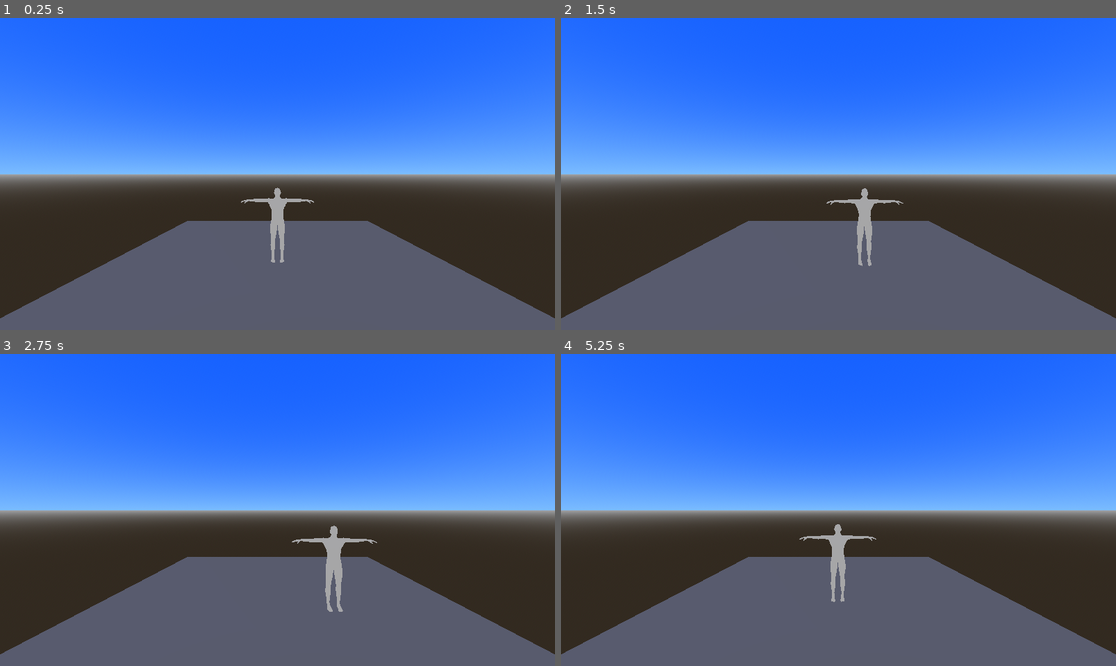
Above: before the commit, frames 1-4 (two rows, left to right).
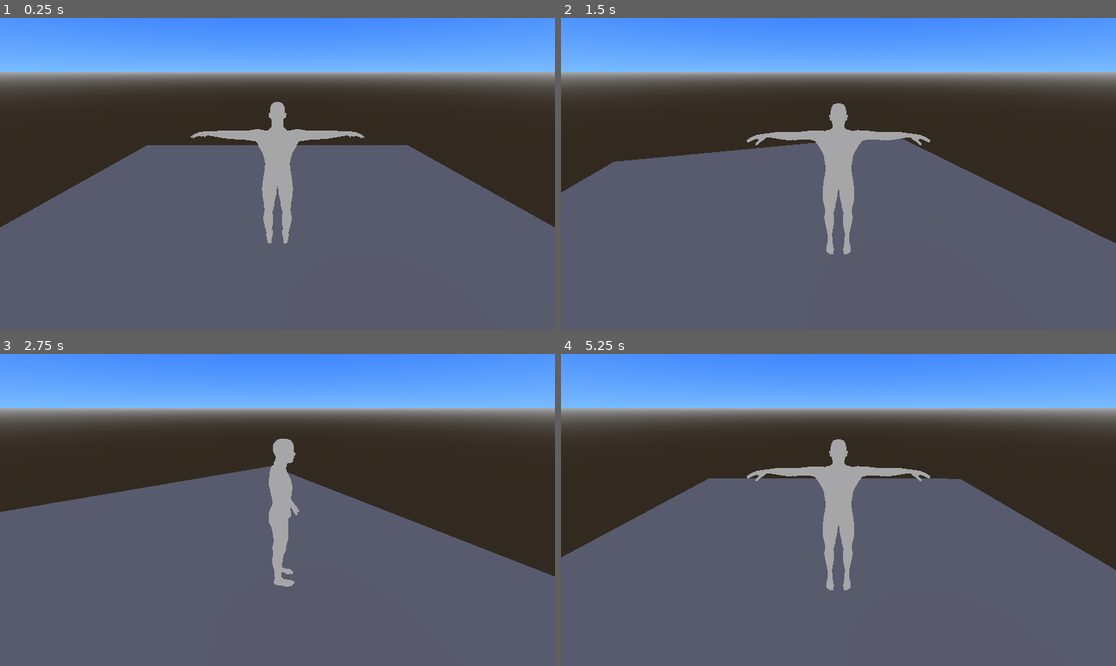
Above: after the commit, the same moments.

Repository: gothgames/goth-engine
Game: Godot game, scene res://scene/world.tscn
Same seed, same stepped clock (60 frames per second), same inputs: the game is played once before the commit and once after it.
Inputs:
- Up to frame 1 (0.25 s): no input
- Up to frame 2 (1.5 s): tap Enter at 0.5 s; hold D (move_right) 0.53-1.28 s; hold S (move_backward) from 1.28 s (still down)
- Up to frame 3 (2.75 s): release S (move_backward) at 2.03 s; hold D (move_right) from 2.03 s (still down)
- Up to frame 4 (5.25 s): release D (move_right) at 2.78 s; hold W (move_forward) 2.78-3.53 s; hold A (move_left) 3.53-5.03 s; hold S (move_backward) from 5.03 s (still down)

The runs differ from the first frame. In frame 1, 74% of the frame differs, in the area x 0-100%, y 0-97%; in frame 2, 74%; in frame 3, 74%; in frame 4, 74%.

Commit message:
camera follows character
and character faces movement direction

Diff:
--- /dev/null
+++ b/scene/Camera3D.gd
@@ -0,0 +1,27 @@
+extends Camera3D
+
+
+@export var arm_length:float = 2
+@export var elevation:float = 2
+@export var target:Node3D
+
+# Called when the node enters the scene tree for the first time.
+func _ready() -> void:
+	pass # Replace with function body.
+
+
+# Called every frame. 'delta' is the elapsed time since the previous frame.
+func _process(_delta: float) -> void:
+	var displacement:Vector3
+
+	if Input.is_action_just_pressed("focus_camera") and target.facing.length() > 0:
+		position = target.position + Vector3(0,elevation,0) - (arm_length * target.facing)
+
+	else:
+		displacement = target.position - position
+		displacement.y = 0
+
+		position += displacement.normalized() * (displacement.length() - arm_length)
+		position.y = target.position.y + elevation
+
+		look_at(target.position + Vector3.UP)
--- a/scene/CharacterStateRunning.gd
+++ b/scene/CharacterStateRunning.gd
@@ -19,6 +19,7 @@
 	else:
 		sm.body.velocity = sm.character_input.joystick * speed * delta
 		sm.body.move_and_slide()
+		sm.body.look_at(sm.body.position + sm.body.velocity)
 	pass
 
 
--- a/scene/hero.tscn
+++ b/scene/hero.tscn
@@ -34,6 +34,7 @@
 shape = SubResource("CapsuleShape3D_twn7t")
 
 [node name="hero" parent="." instance=ExtResource("1_t08r0")]
+transform = Transform3D(-1, 0, -8.74228e-08, 0, 1, 0, 8.74228e-08, 0, -1, 0, 0, 0)
 
 [node name="AnimationPlayer" type="AnimationPlayer" parent="."]
 root_node = NodePath("../hero/Rig/Skeleton3D")
--- a/scene/world.tscn
+++ b/scene/world.tscn
@@ -1,6 +1,7 @@
-[gd_scene load_steps=7 format=3 uid="uid://cokv154mcguy4"]
+[gd_scene load_steps=8 format=3 uid="uid://cokv154mcguy4"]
 
 [ext_resource type="PackedScene" uid="uid://dsrc10otv700k" path="res://scene/hero.tscn" id="1_nhy31"]
+[ext_resource type="Script" path="res://scene/Camera3D.gd" id="2_5d6vr"]
 
 [sub_resource type="PlaneMesh" id="PlaneMesh_l2g83"]
 size = Vector2(8, 8)
@@ -35,8 +36,10 @@
 
 [node name="Hero" parent="." instance=ExtResource("1_nhy31")]
 
-[node name="Camera3D" type="Camera3D" parent="."]
+[node name="Camera3D" type="Camera3D" parent="." node_paths=PackedStringArray("target")]
 transform = Transform3D(1, 0, 0, 0, 1, 0, 0, 0, 1, 0, 2.08162, 4.97817)
+script = ExtResource("2_5d6vr")
+target = NodePath("../Hero")
 
 [node name="WorldEnvironment" type="WorldEnvironment" parent="."]
 environment = SubResource("Environment_fimlx")
